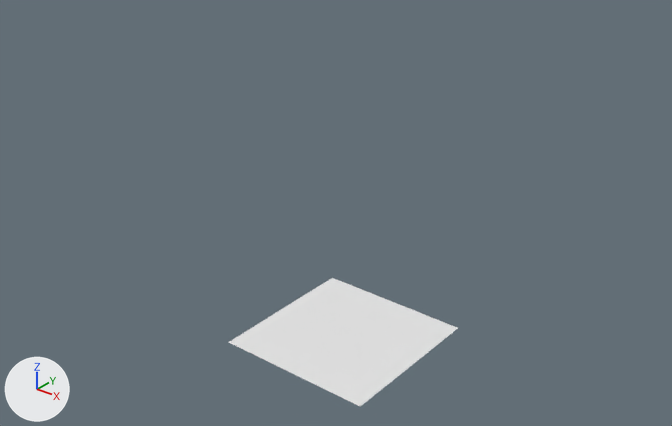
What one commit did to the Blender file clay-emrich.blend.
Before and after are seen from a camera (50 mm lens) standing at (13.41, -17.18, 14.41) and looking at (-0.45, 0.14, 3.67). The lights are fixed; the arrows at lower left show +X, +Y and +Z. The same objects are shown in both versions, whatever each file hides.
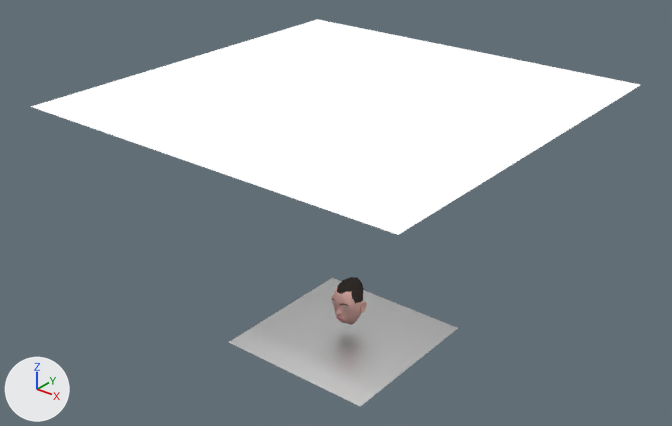
The newer file is also rescaled (x1.819), turned or shifted as a whole; pictures and numbers use the older file's frame.

Pixel boxes (x1, y1, x2, y2) of what changed, in the pictures (672 x 426 px):
'Plane.001', added: after (31, 19, 640, 235)
'Plane', recoloured (white to grey): (229, 278, 458, 407) in both
'Emrich1', added: after (331, 277, 367, 325)
    faces in mat_default (pink #ecbcb4): (332, 288, 367, 325)
    faces in mat_hair (black #36312e): (337, 277, 364, 294)
    faces in mat_light_hair (black #3e3834): (331, 289, 363, 306)

Edits to the bpy script that builds the scene:
```text
Add mat_material_003:
    mat_material_003 = bpy.data.materials.new('Material.003')
    mat_material_003.use_nodes = True; mat_material_003.node_tree.nodes.clear()
    _N = mat_material_003.node_tree.nodes; _L = mat_material_003.node_tree.links
    n0 = _N.new('ShaderNodeOutputMaterial'); n0.name = 'Material Output'
    n1 = _N.new('ShaderNodeBsdfAnisotropic'); n1.name = 'Glossy BSDF'
    n1.distribution = 'GGX'
    _L.new(n1.outputs[0], n0.inputs[0])  # 'BSDF' to 'Surface'
Add mat_material_002:
    mat_material_002 = emission_material('Material.002')
    mat_material_002.base_color = (1.0, 1.0, 1.0)  # white #ffffff
Add mat_light_hair:
    mat_light_hair = diffuse_material('Light Hair')
    mat_light_hair.base_color = (0.0488, 0.0395, 0.0349)  # black #3e3834
Change me_plane:
    where me_plane.from_pydata(...)  # 4 vertices, 1 face; spans x -1.0..1.0, y -1.0..1.0, z 0.0
    add me_plane.materials.append(mat_material_003)
Add me_plane_003:
    me_plane_003.from_pydata([(-1.0, -1.0, 0.0), (1.0, -1.0, 0.0), (-1.0, 1.0, 0.0), (1.0, 1.0, 0.0)], [], [(0, 1, 3, 2)])
    me_plane_003.materials.append(mat_material_002)  # white #ffffff
Add me_circle_1:
    me_circle_1.from_pydata(...)  # 1175 vertices, 1369 faces; spans x -1.77..1.19, y -1.18..1.01, z -0.99..0.99
    me_circle_1.polygons.foreach_set('use_smooth', [True] * 1369)
    # faces by material slot: [1095, 136, 2, 106, 30]
    me_circle_1.materials.append(mat_default)  # white #ffffff
    me_circle_1.materials.append(mat_lip)  # pink #e77485
    me_circle_1.materials.append(mat_eye)  # grey #9b9b9b
    me_circle_1.materials.append(mat_hair)  # black #181818
    me_circle_1.materials.append(mat_light_hair)  # black #3e3834
Add ob_plane_001:
    ob_plane_001 = bpy.data.objects.new('Plane.001', me_plane_003)
    ob_plane_001.location = (-0.18, 0.21, 6.96)
    ob_plane_001.scale = (-5.38, -5.38, -5.38)
Add ob_emrich1:
    ob_emrich1 = bpy.data.objects.new('Emrich1', me_circle_1)
    ob_emrich1.location = (-0.18, 0.3, 0.77)
    ob_emrich1.rotation_euler = (3.142, 1.571, 0.0)  # degrees (180, 90, 0)
    ob_emrich1.scale = (0.469, 0.469, 0.469)
```
